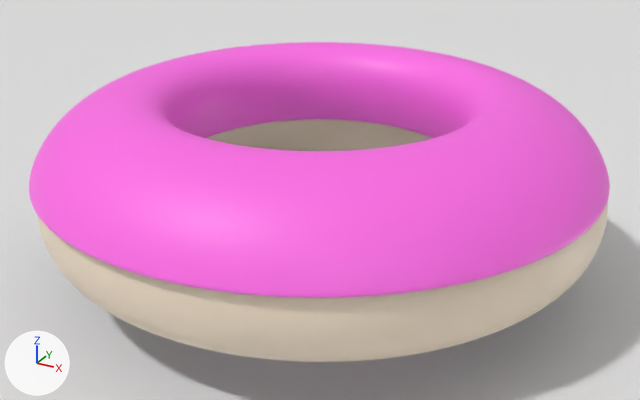
The Blender file untitled.blend as it was, and as the next commit left it.
The view is the same before and after, from a 50 mm lens placed at (2.01, -3.87, 2.08), pointed at (-0.08, -0.08, 0.19). The lights are fixed; the arrows at lower left show +X, +Y and +Z.
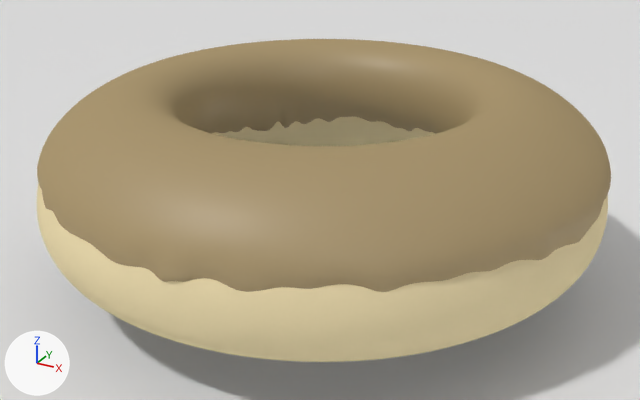
Edits to the bpy script that builds the scene:
```text
Add mat_material:
    mat_material = diffuse_material('Material')
    mat_material.base_color = (0.8, 0.68, 0.408)  # beige #e7d7ab
Add mat_material_002:
    mat_material_002 = bpy.data.materials.new('Material.002')
    # nodes: BsdfAnisotropic, BsdfDiffuse, MixShader, OutputMaterial
    # colours: grey #b2b2b2, brown #ae996f
Change me_torus_002:
    used by ob_torus_000; location = (-0.116, -0.014, 0.28)
    remove me_torus_002.from_pydata(...)  # 1344 vertices, 1248 faces; spans x -1.46..1.46, y -1.46..1.46, z 0.07..0.48
    remove me_torus_002.materials.append(mat_material_003)  # pink #ff6de7
    add me_torus_002.from_pydata(...)  # 1344 vertices, 1248 faces; spans x -1.43..1.43, y -1.46..1.43, z -0.02..0.48
    me_torus_002 part 1: 96 of 1344 vertices moved; they spanned x -0.81..0.81, y -0.81..0.81, z 0.07 and now span x -0.88..0.87, y -0.86..0.86, z -0.02..0.07; mean shift (0.0, 0.0, -0.03); largest move (-0.45, -0.67, 0.07) -> (-0.48, -0.72, -0.02)
    me_torus_002 part 2: 95 of 1344 vertices moved; they spanned x -1.46..1.46, y -1.46..1.46, z 0.11 and now span x -1.41..1.42, y -1.42..1.42, z 0.02..0.11; mean shift (0.0, 0.0, -0.03); largest move (0.0, -1.46, 0.11) -> (0.0, -1.38, 0.03)
    add me_torus_002.materials.append(mat_material_002)
Change me_torus_001:
    where me_torus_001.from_pydata(...)  # 2304 vertices, 2304 faces; spans x -1.47..1.47, y -1.47..1.47, z -0.29..0.48
    remove me_torus_001.materials.append(mat_material_001)  # beige #e7d6c0
    add me_torus_001.materials.append(mat_material)  # beige #e7d7ab
Change ob_torus_000:
    ob_torus_000.location: (-0.116, -0.014, 0.28) -> (-0.102, 0.009, 0.28)
    where _m = ob_torus_000.modifiers.new('Solidify', 'SOLIDIFY')
    _m.thickness: 0.021 -> 0.039
```

Pixel boxes [x1, y1, x2, y2] of what changed, in the pictures (640 x 400 px; the box of a moved part takes in the faces that stretch with it):
'Torus.000', recoloured, reshaped, moved, modifiers changed (pink to beige): before [29, 42, 610, 298]; after [37, 39, 611, 292]
'Torus.001', recoloured: [37, 116, 608, 362] in both
part 1 of me_torus_002, moved or reshaped: before [190, 105, 448, 138]; after [202, 107, 444, 134]
part 2 of me_torus_002, moved or reshaped: before [29, 161, 610, 298]; after [37, 172, 611, 292]
